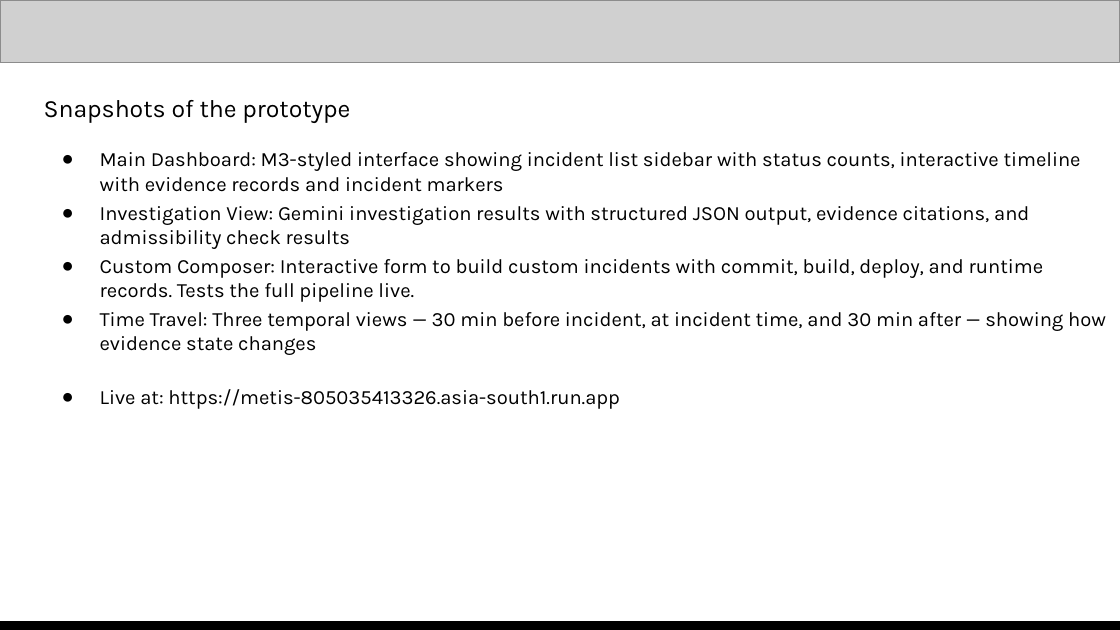
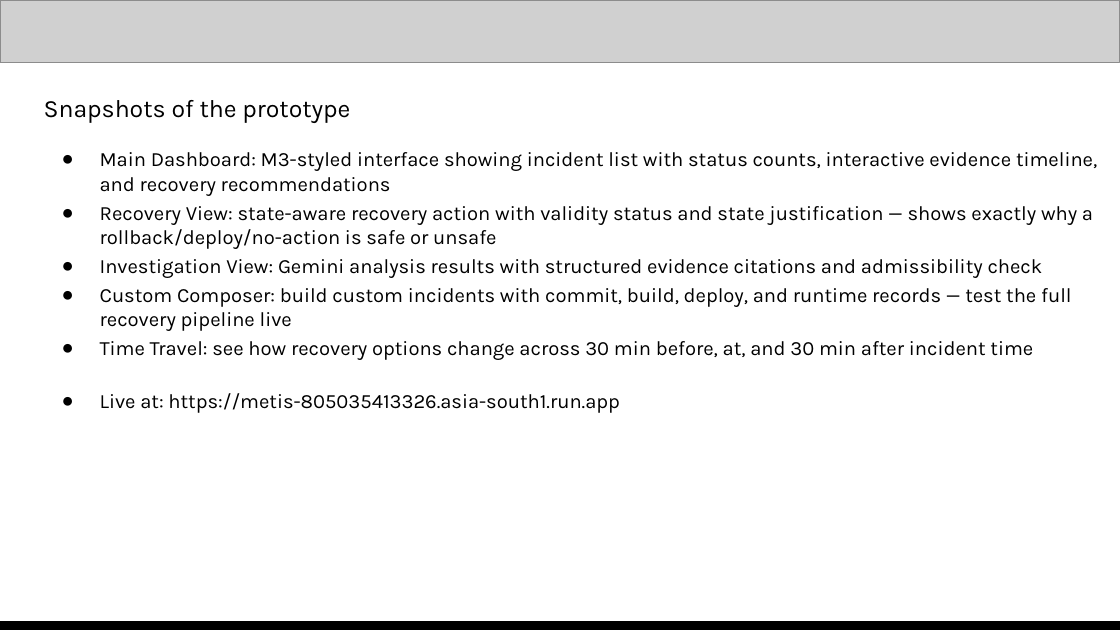
Before and after one commit to Akshada-Porje/MetisRealityGraph, a slide deck: slide 11 of MetisRealityGraph.pptx. Drawn at 1120x630 pixels with LibreOffice and Linux fonts; fonts in the diff are those of the drawing; grey boxes stand for pictures. Boxes give left, top, right and bottom in pixels: in the first picture for what was removed or moved away, otherwise in the second. Text is boxed around its words. In the diff, an @@ line names an element or a change of style, - is before the commit and + after.

```diff
--- a/MetisRealityGraph.pptx
+++ b/MetisRealityGraph.pptx
@@ text at (x1=100, y1=152, x2=1097, y2=360): text changed @@
-● Main Dashboard: M3-styled interface showing incident list sidebar with status counts, interactive timeline with evidence records and incident markers
-● Investigation View: Gemini investigation results with structured JSON output, evidence citations, and admissibility check results
-● Custom Composer: Interactive form to build custom incidents with commit, build, deploy, and runtime records. Tests the full pipeline live.
-● Time Travel: Three temporal views — 30 min before incident, at incident time, and 30 min after — showing how evidence state changes
+● Main Dashboard: M3-styled interface showing incident list with status counts, interactive evidence timeline, and recovery recommendations
+● Recovery View: state-aware recovery action with validity status and state justification — shows exactly why a rollback/deploy/no-action is safe or unsafe
+● Investigation View: Gemini analysis results with structured evidence citations and admissibility check
+● Custom Composer: build custom incidents with commit, build, deploy, and runtime records — test the full recovery pipeline live
+● Time Travel: see how recovery options change across 30 min before, at, and 30 min after incident time
```
Also in this commit, not shown: 11 other slides changed.
